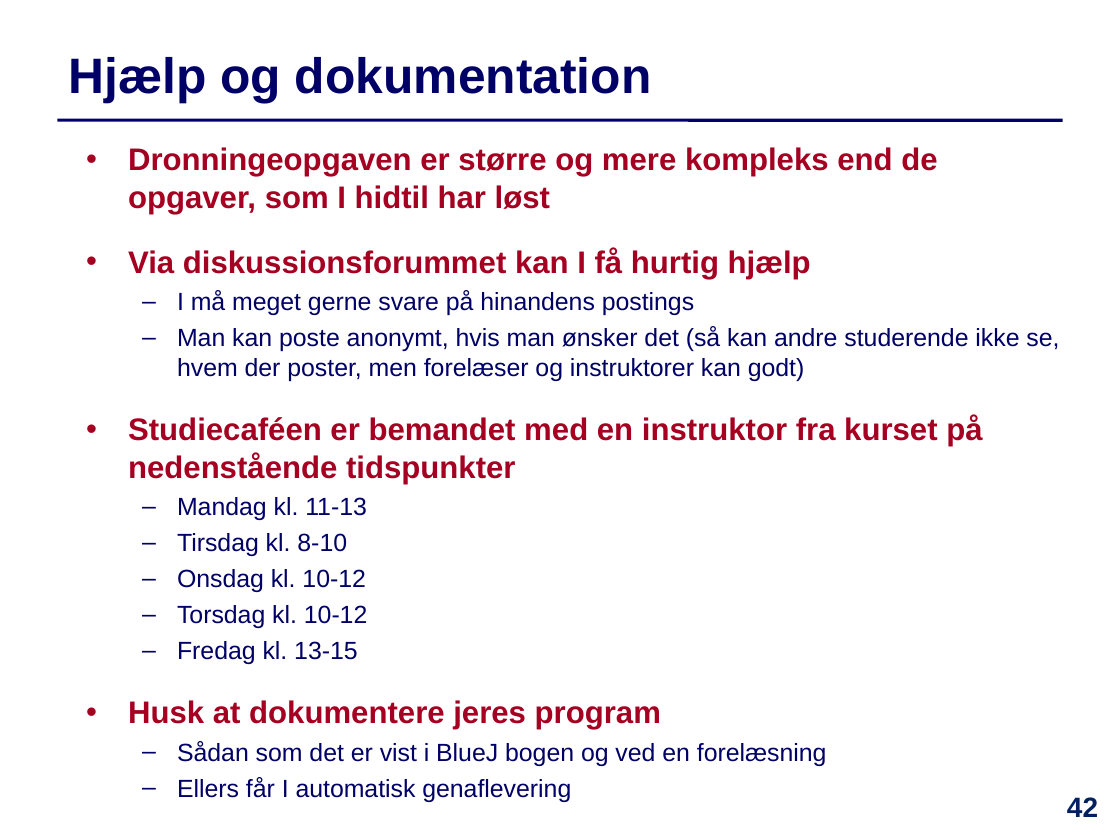
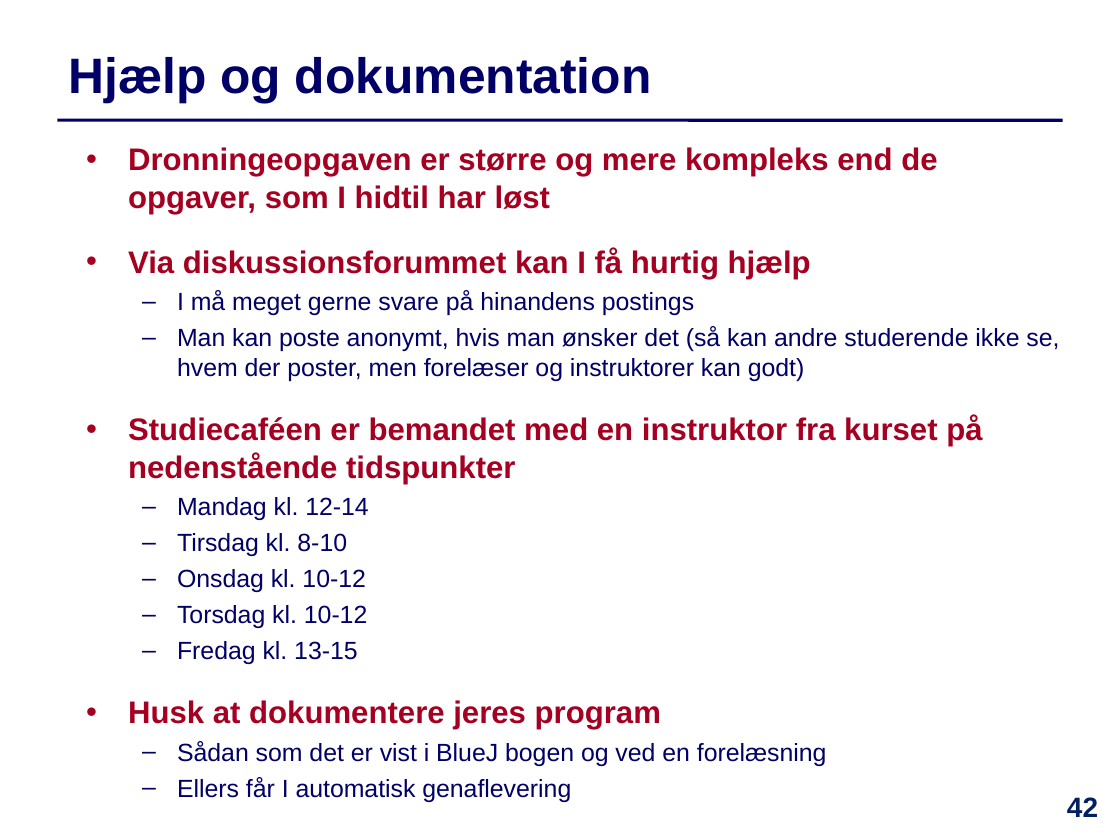
Before and after one commit to IntProgAU/Materiale, a slide deck: slide 42 of web/e24/uge_9/Slides-Uge9.pptx. Drawn at 1120x840 pixels with LibreOffice and Linux fonts; fonts in the diff are those of the drawing. Boxes give left, top, right and bottom in pixels: in the first picture for what was removed or moved away, otherwise in the second. Text is boxed around its words. In the diff, an @@ line names an element or a change of style, - is before the commit and + after.

```diff
--- a/web/e24/uge_9/Slides-Uge9.pptx
+++ b/web/e24/uge_9/Slides-Uge9.pptx
@@ text at <box>177,497,369,520</box>: text changed @@
-  – Mandag kl. 11-13
+  – Mandag kl. 12-14
```
Also in this commit, not shown: 9 other slides changed, 1 other file.
